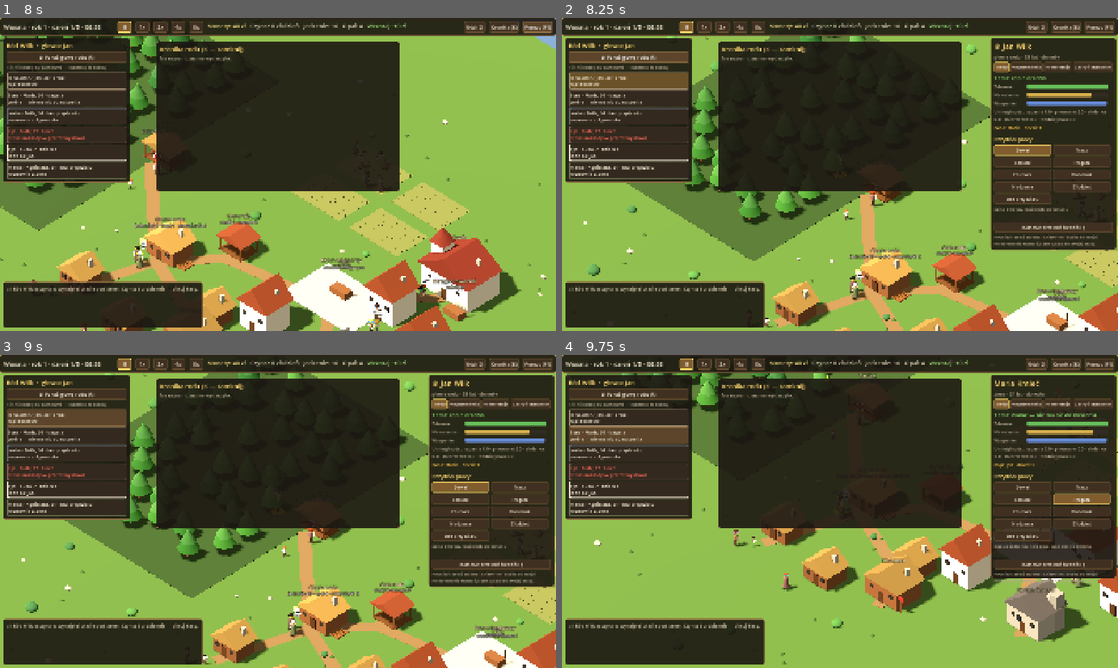
Above: before the commit, frames 1-4 (two rows, left to right).
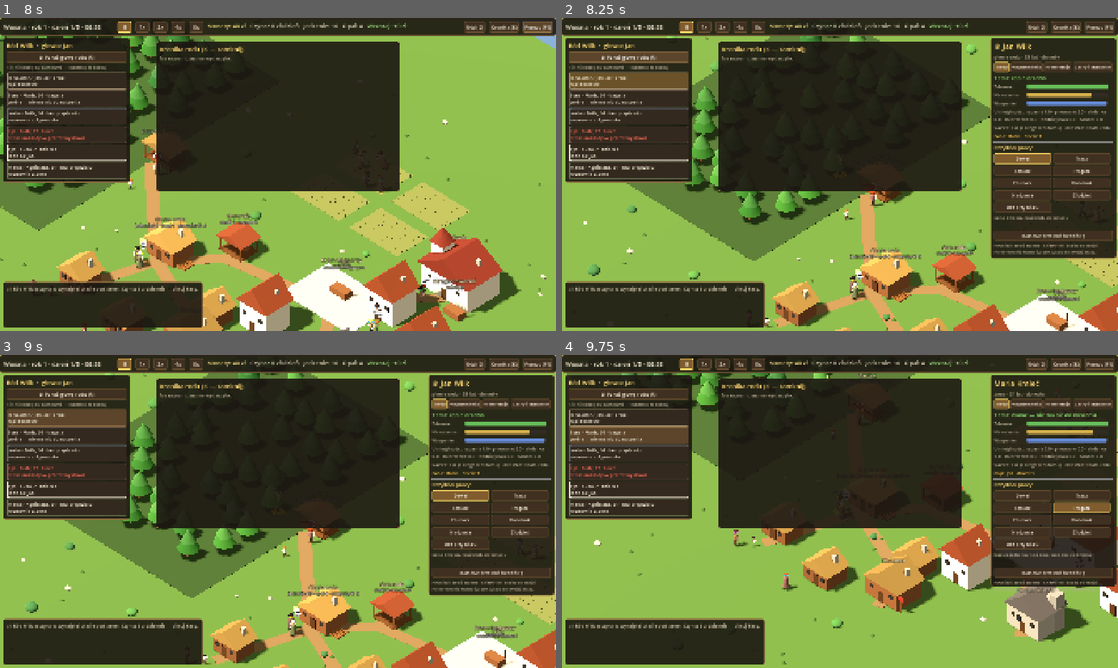
Above: after the commit, the same moments.

Repository: dwdzdc/dynastia
Game: Godot game, scene res://game/main.tscn
The game is run twice, just before and just after one commit, with the same random seed, the same clock (stepped at 60 frames per second) and the same inputs.
Inputs (mouse positions are in pixels of both pictures, inside the frame that each line leads up to):
- Up to frame 1 (8 s): click "II" at 0.5 s; click "1x" at 1.25 s; click "2x" at 2 s; click "4x" at 2.75 s; click "8x" at 3.5 s; tap Enter at 4.25 s; move the mouse to (400, 158) at 4.27 s; hold D 4.28-5 s; tap 1 at 4.35 s; click (400, 158) at 4.42 s; tap Space at 4.52 s; drag from (166, 190) to (250, 237) at 5.02 s; click "Ród (G)" at 5.75 s; click "Kronika (K)" at 6.5 s; click "Pomoc (F1)" at 7.25 s
- Up to frame 2 (8.25 s): click "♛ Pokaż głowę rodu (R)" at 8 s
- Up to frame 3 (9 s): click "♛ GŁOWA · Jan, 38 · drwal rąb…" at 8.75 s
- Up to frame 4 (9.75 s): click "żona · Maria, 34 · tragarz wo…" at 9.5 s

Frame 1 is identical in both runs. In frame 2, 3.4% of the frame differs, in the area x 77-100%, y 32-78%; in frame 3, 3.4%; in frame 4, 3.5%, in the area x 77-100%, y 32-76%.

Commit message:
Q1: panele - osoba (sakwa, dom, umowa, handel), dom (skrzynia, rozkazy), stragan (kramarz, ceny, skup), plac budowy; zrzuty menu przydzialu, ofert i budowy
Co-Authored-By: Claude Opus 5.5 <noreply@anthropic.com>

Diff:
--- a/ui/hud.gd
+++ b/ui/hud.gd
@@ -36,7 +36,7 @@
 const WARM := 15.0                  # progi słów dla więzi i preferencji (bez liczb w UI)
 const MILD := 3.0
 const CHRONICLE_ROWS := 40
-const SKILL_LABELS := { "chop": "rąbanie", "saw": "piłowanie", "craft": "stolarka", "forage": "zbieractwo", "steal": "złodziejstwo" }
+const SKILL_LABELS := { "chop": "rąbanie", "saw": "piłowanie", "craft": "stolarka", "forage": "zbieractwo", "steal": "złodziejstwo", "trade": "handel" }
 
 const FAMILY_W := 440.0   # szerokość panelu rodu (karty zawijają tekst)
 
@@ -414,9 +414,22 @@
 	_bar("Wyspanie", func(): return a.needs["sleep"], Color(0.4, 0.55, 0.85))
 	_dyn(func():
 		var parts: Array = []
-		for k in ["chop", "saw", "craft", "forage", "steal"]:
+		for k in ["chop", "saw", "craft", "forage", "steal", "trade"]:
 			parts.append("%s %.1f" % [SKILL_LABELS[k], a.skill(k)])
 		return "Umiejętności: " + " · ".join(parts), 16, DIM)
+	# Sakwa, gospodarstwo i umowa (Q1): pieniądze przy sobie, gdzie mieszka, u kogo pracuje.
+	_dyn(func():
+		var hh: SimHousehold = world.households.get(p.household_id)
+		var home: SimBuilding = world.buildings.get(hh.home_id) if hh != null else null
+		var t := "Sakwa: %d zł (z czego %d zł domu) · mieszka: %s" % [int(p.purse), int(p.held), home.name if home != null else "bez dachu"]
+		var c: Dictionary = world.contracts.of_worker(p.id)
+		if not c.is_empty():
+			var eh: SimHousehold = world.households.get(int(c["employer"]))
+			var boss := world.contracts.payer(int(c["employer"]))
+			t += "\nUmowa: %s w %s, %d zł/dzień%s, należy się %d zł" % [SimJobs.JOB_LABELS.get(c["job"], c["job"]),
+				world.buildings[c["place"]].name if world.buildings.has(c["place"]) else "?", int(c["wage"]),
+				(" (płaci: %s)" % world.person_of(boss).name) if boss != null else "", int(round(float(c["owed"]))) ]
+		return t, 16, DIM)
 	_dyn(func():
 		var s: Array = []
 		if a.sick_days > 0.0:
Not shown, changed: progress.md
